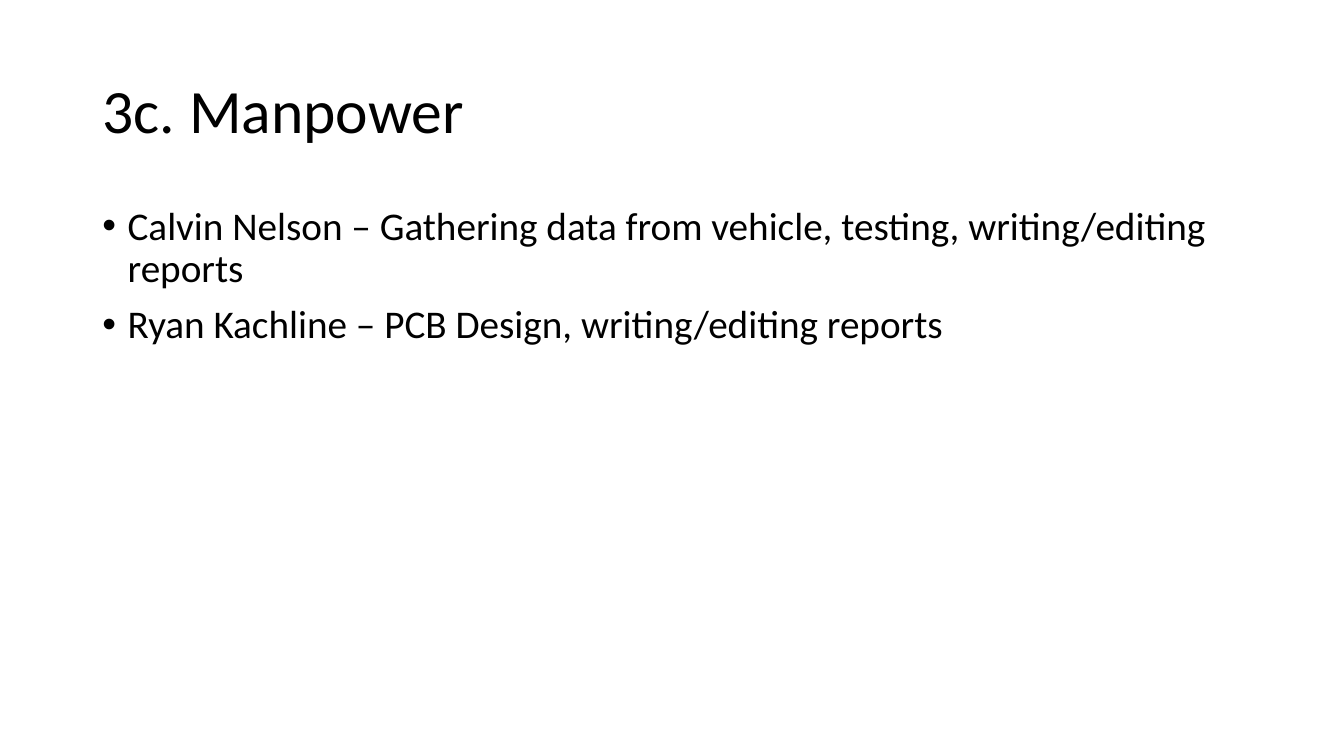
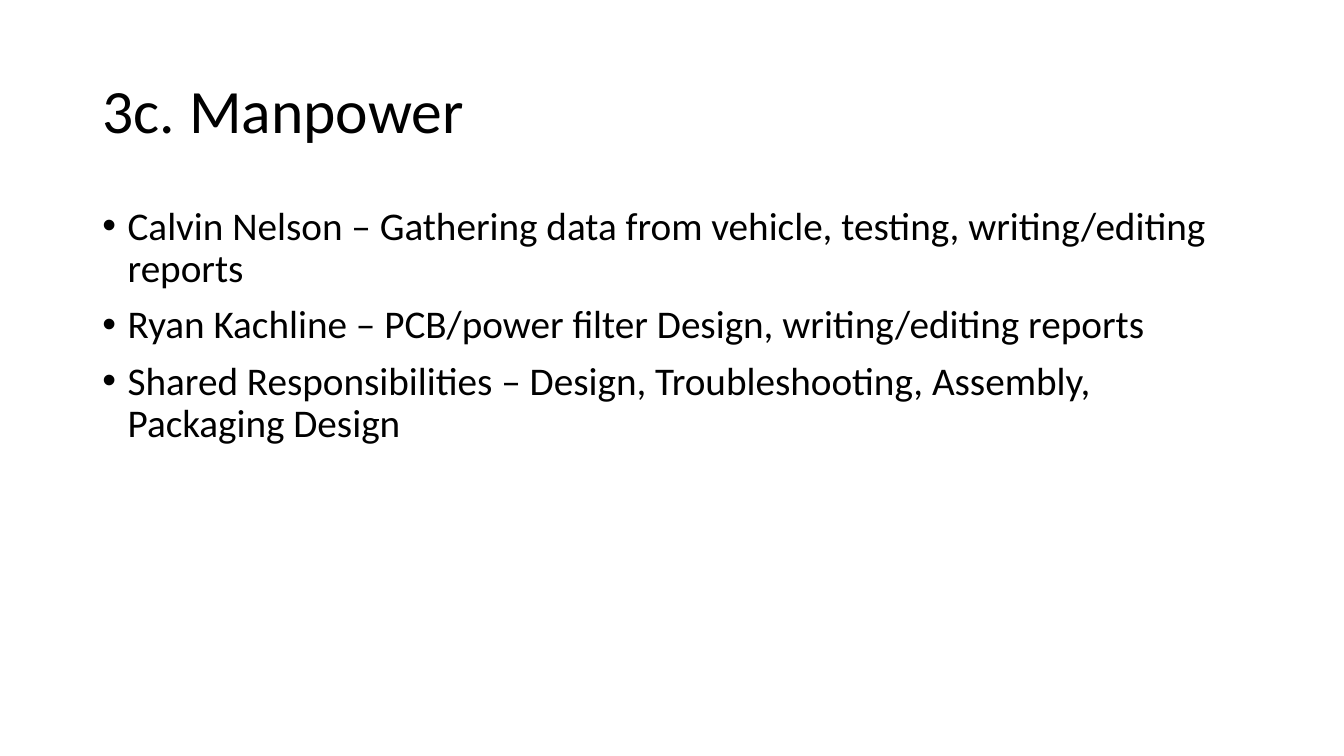
Before and after one commit to SolidEkans/Flux-Capacitors, a slide deck: slide 7 of DESIGN_DOCUMENTATION/Design_Plan.Flux_Capacitors.pptx. Drawn at 1344x756 pixels with LibreOffice and Linux fonts; fonts in the diff are those of the drawing. Boxes give left, top, right and bottom in pixels: in the first picture for what was removed or moved away, otherwise in the second. Text is boxed around its words. In the diff, an @@ line names an element or a change of style, - is before the commit and + after.

Commit message:
Finished Design Plan

```diff
--- a/DESIGN_DOCUMENTATION/Design_Plan.Flux_Capacitors.pptx
+++ b/DESIGN_DOCUMENTATION/Design_Plan.Flux_Capacitors.pptx
@@ text at [128,310,1144,444]: text changed @@
-• Ryan Kachline – PCB Design, writing/editing reports
+• Ryan Kachline – PCB/power filter Design, writing/editing reports
+• Shared Responsibilities – Design, Troubleshooting, Assembly, Packaging Design
```
Also in this commit, not shown: 5 other slides changed, 2 slides added, 3 slides removed, 2 other files.
